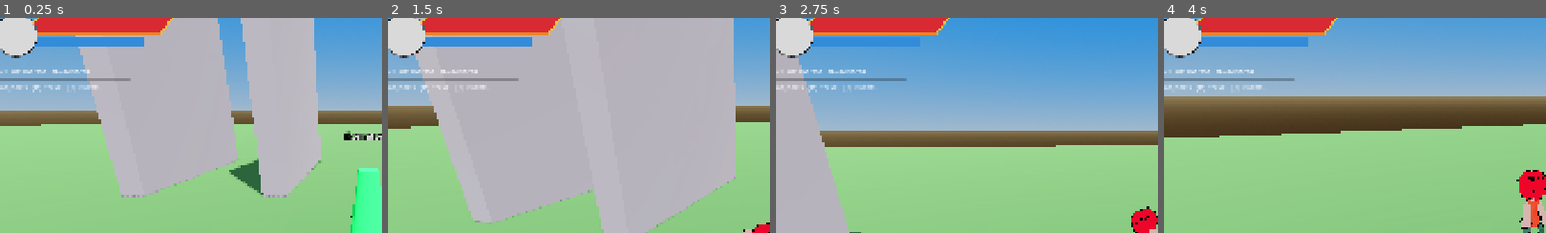
Above: before the commit, frames 1-4 (left to right).
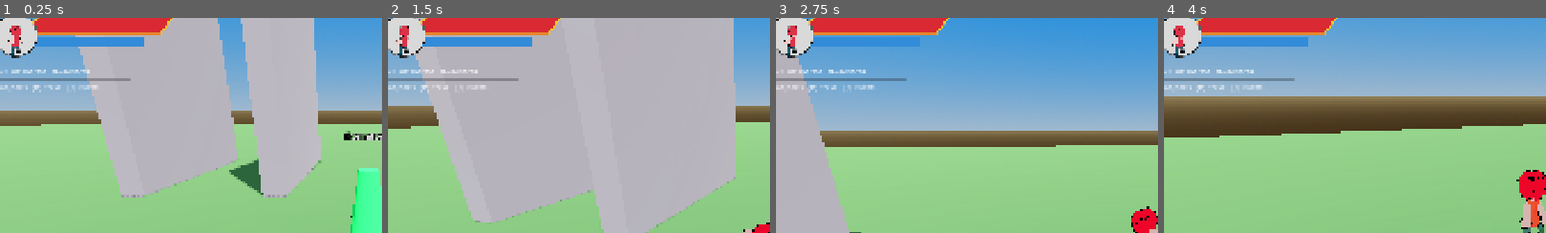
Above: after the commit, the same moments.

Repository: doggoanim/Krits
Game: Godot game, scene res://main.tscn
The game is run twice, just before and just after one commit, with the same random seed, the same clock (stepped at 60 frames per second) and the same inputs.
Inputs (mouse positions are % of the whole screen's width and height, from its top left):
- Up to frame 1 (0.25 s): no input
- Up to frame 2 (1.5 s): tap Enter at 0.5 s; move the mouse to (55, 50) at 0.52 s; hold Ctrl (crouch_pound) 0.53-1.28 s; hold W (move_forward) from 0.53 s (still down); tap Space (jump) at 0.77 s; move the mouse to (45, 50) at 1.27 s; tap E (interact) at 1.35 s
- Up to frame 3 (2.75 s): keep holding W (move_forward); tap Space (jump) at 1.52 s; move the mouse to (52, 48) at 2.02 s; hold Shift (roll_dive) from 2.03 s (still down)
- Up to frame 4 (4 s): keep holding W (move_forward); move the mouse to (49, 52) at 2.77 s; release Shift (roll_dive) at 2.78 s; tap Ctrl (crouch_pound) at 2.85 s; tap Space (jump) at 3.02, 3.77 s; move the mouse to (57, 51) at 3.52 s; tap E (interact) at 3.6 s
The pictures show only the part of the screen within x 2-52%, y 2-52%; the shares and areas given below are measured in that part.

The runs differ from the first frame. In frame 1, 0.3% of the frame differs, in the area x 2-6%, y 3-19%; in frame 2, 0.3%; in frame 3, 0.3%; in frame 4, 0.3%.

Commit message:
Fix portrait camera framing using the model's pre-scale height
fit_height() scales the model so it's Player.STAND_HEIGHT tall in world
space, but returns the AABB it measured *before* that scaling (by
design, so outline thickness can be computed from it). The camera was
using that same pre-scale number to frame its look-at target and
position in world space, where the model's actual height is
Player.STAND_HEIGHT, not whatever units the glTF export happened to
use — so the camera was very likely aimed at empty space instead of
the character. Outline thickness still correctly uses the pre-scale
height (CelOutline's grow_amount is applied inside the model's own
local space, before scaling); only the camera's world-space framing
needed the real post-scale height.

Co-Authored-By: Claude Sonnet 5 <noreply@anthropic.com>
Claude-Session: https://claude.ai/code/session_01TYpdm1jACUqsWG6yyTxbgm

Diff:
--- a/ui/widgets/portrait_viewport.gd
+++ b/ui/widgets/portrait_viewport.gd
@@ -69,10 +69,17 @@
 	_model.rotation.y = PlayerVisual.MODEL_FACING_OFFSET
 	_anim = _model.find_child("AnimationPlayer", true, false) as AnimationPlayer
 
+	# fit_height scales _model so it's Player.STAND_HEIGHT tall in world space,
+	# but it returns the AABB it measured *before* that scaling — still the
+	# right thing to size the outline from (CelOutline's grow_amount is
+	# applied inside the model's own pre-scale local space, so it ends up
+	# visually correct either way), but the WRONG thing to frame the camera
+	# with: the camera sits outside the model in world space, so it needs the
+	# model's actual post-scale height, i.e. Player.STAND_HEIGHT itself.
 	var fit_box := ModelUtil.fit_height(_model, Player.STAND_HEIGHT)
-	var height := fit_box.size.y if fit_box.size.y > 0.001 else Player.STAND_HEIGHT
+	var pre_scale_height := fit_box.size.y if fit_box.size.y > 0.001 else Player.STAND_HEIGHT
 	var materials: Array[BaseMaterial3D] = []
-	ModelUtil.apply_cel_shading(_model, height * OUTLINE_THICKNESS_RATIO, Color.BLACK, materials)
+	ModelUtil.apply_cel_shading(_model, pre_scale_height * OUTLINE_THICKNESS_RATIO, Color.BLACK, materials)
 	for m in materials:
 		if m.resource_name in PlayerVisual.OUTFIT_SLOTS:
 			_outfit_materials.append(m)
@@ -83,7 +90,7 @@
 		_anim.play(PlayerVisual.ANIM_IDLE)
 
 	var cam := Camera3D.new()
-	var look_at_pos := Vector3(0.0, height * CAMERA_HEIGHT_FRAC, 0.0)
+	var look_at_pos := Vector3(0.0, Player.STAND_HEIGHT * CAMERA_HEIGHT_FRAC, 0.0)
 	cam.position = look_at_pos + Vector3(0.0, 0.0, CAMERA_DISTANCE)
 	world.add_child(cam)
 	cam.look_at(look_at_pos, Vector3.UP)
